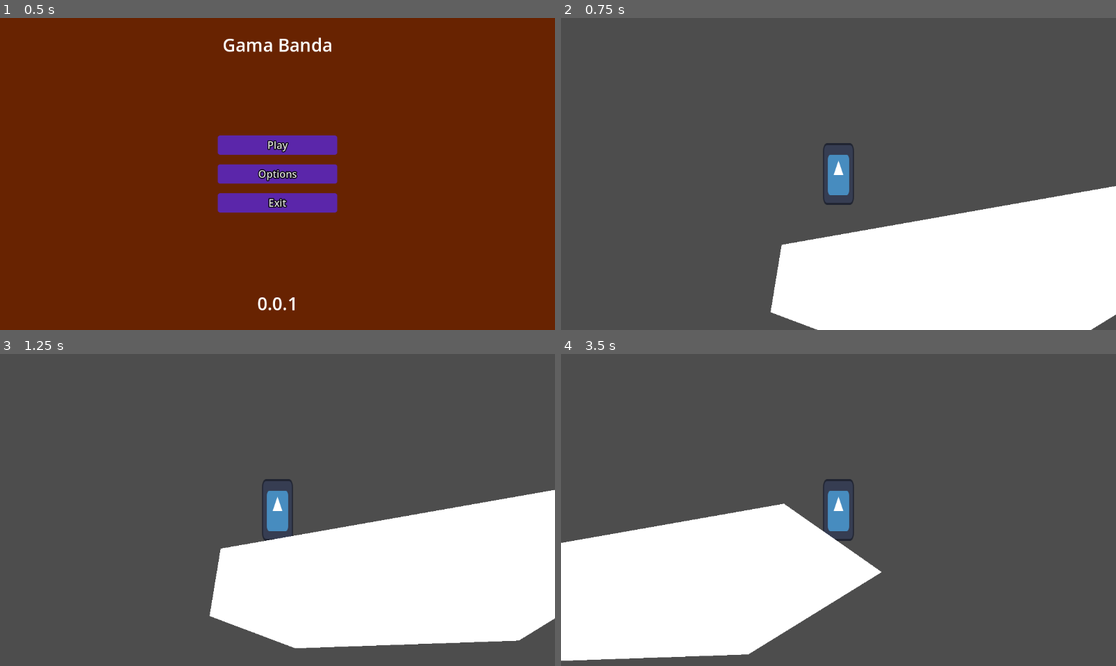
Above: before the commit, frames 1-4 (two rows, left to right).
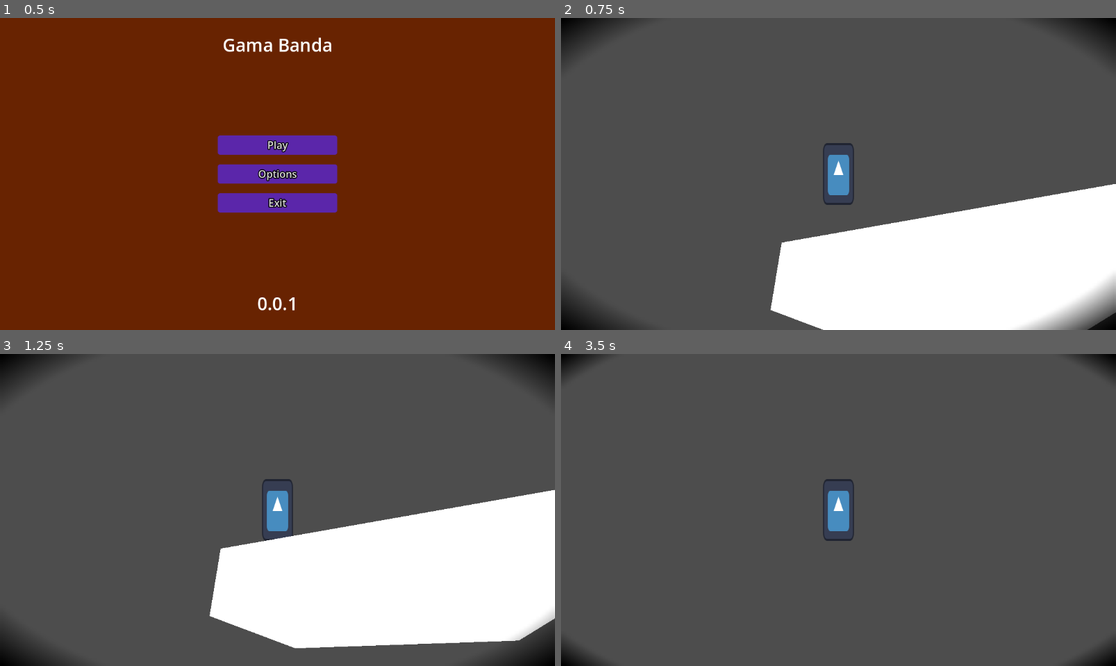
Above: after the commit, the same moments.

Repository: Jeremy-81/GamaBanda
Game: Godot game, scene res://scenes/menu/menu.tscn
The game is run twice, just before and just after one commit, with the same random seed, the same clock (stepped at 60 frames per second) and the same inputs. The engine's default icon, where the game draws it, is replaced by a stand-in: a white triangle on a blue panel in a dark square.
Inputs:
- Up to frame 1 (0.5 s): no input
- Up to frame 2 (0.75 s): click "Play" at 0.5 s
- Up to frame 3 (1.25 s): no input
- Up to frame 4 (3.5 s): tap Enter at 1.25 s; hold D (go_right) 1.28-2.78 s; tap Ctrl (dash, bound only after the commit) at 1.35, 2.3, 2.85 s; tap Space (jump) at 1.52, 2.27 s; tap Shift (dash, bound only before the commit) at 1.55, 2.1, 3.05 s; hold A (go_left) from 2.78 s (still down)

Frame 1 is identical in both runs. In frame 2, 4.4% of the frame differs, in the area x 0-100%, y 0-100%; in frame 3, 3.4%; in frame 4, 22%.

Commit message:
Added basic effects for the dash

Diff:
--- a/project.godot
+++ b/project.godot
@@ -34,7 +34,7 @@
 }
 dash={
 "deadzone": 0.2,
-"events": [Object(InputEventKey,"resource_local_to_scene":fa …(146 unchanged characters)… se,"keycode":0,"physical_keycode":4194325,"key_label":0,"unicode":0,"location":0,"echo":false,"script":null)
+"events": [Object(InputEventKey,"resource_local_to_scene":fa …(146 unchanged characters)… se,"keycode":0,"physical_keycode":4194326,"key_label":0,"unicode":0,"location":0,"echo":false,"script":null)
 ]
 }
 
--- a/scenes/game.gd
+++ b/scenes/game.gd
@@ -1,4 +1,4 @@
-extends Node2D
+extends Node
 
 
 func _ready():
--- a/scenes/game.tscn
+++ b/scenes/game.tscn
@@ -3,12 +3,13 @@
 [ext_resource type="PackedScene" uid="uid://btg0d1sc8nd3r" path="res://scenes/objects/player/player.tscn" id="1_uwrxv"]
 [ext_resource type="Script" uid="uid://ctrak3s5n8qty" path="res://scenes/game.gd" id="1_yqjtg"]
 
-[node name="Game" type="Node2D" unique_id=137855227]
+[node name="Game" type="Node" unique_id=29644909]
 script = ExtResource("1_yqjtg")
 
 [node name="Player" parent="." unique_id=2105575625 instance=ExtResource("1_uwrxv")]
 
 [node name="Camera2D" type="Camera2D" parent="." unique_id=396707025]
+ignore_rotation = false
 
 [node name="Polygon2D" type="Polygon2D" parent="." unique_id=248716931]
 polygon = PackedVector2Array(-118, 170, 575, 48, 778, 190, 501, 361, 37, 377, -141, 310)
--- a/scenes/objects/player/player.gd
+++ b/scenes/objects/player/player.gd
@@ -1,25 +1,33 @@
 extends CharacterBody2D
 
 var DASH_SPEED : float = 2500.0;
+var can_dash : bool = false;
 
-var gravity = 1500.0;
+var gravity : float = 1800.0;
 
 var h_direction : float = 0.0;
 var h_speed : float = 256.0;
 var v_speed : float = 0.0;
 
-func _process(delta):
+func _process(delta) -> void:
 	# Dash state overwrites all movement.
 	if $DashTimer.time_left > 0.0:
-		velocity = Vector2(DASH_SPEED * h_direction, 0.0);
+		velocity = Vector2(DASH_SPEED * h_direction, v_speed);
 		move_and_slide();
 		return;
 
 	h_direction = Input.get_axis("go_left", "go_right");
 
-	if Input.is_action_just_pressed("dash"):
+	if is_on_floor():
+		can_dash = true;
+
+	if Input.is_action_just_pressed("dash") and can_dash:
 		h_direction = sign(h_direction);
+		v_speed = 0.0;
 		$DashTimer.start();
+		_shake_screen();
+		_darken_screen();
+		can_dash = false;
 		return;
 
 	if Input.is_action_just_pressed("jump") and is_on_floor():
@@ -30,3 +38,23 @@
 	move_and_slide();
 	v_speed = velocity.y;
 	pass;
+
+
+func _shake_screen() -> void:
+	var shake_tween = get_tree().create_tween();
+	shake_tween.tween_property($CameraTransform, "rotation", -0.08 * h_direction, 0.2);
+	shake_tween.tween_property($CameraTransform, "rotation", 0., 0.1);
+	shake_tween.play();
+	pass;
+
+func _darken_screen() -> void:
+	var darken_tween = get_tree().create_tween();
+	darken_tween.tween_method(_update_darken, 0.9, 0.8, 0.1);
+	darken_tween.tween_interval($DashTimer.wait_time - 0.1);
+	darken_tween.tween_method(_update_darken, 0.8, 0.9, 0.08);
+	darken_tween.play();
+	pass;
+
+func _update_darken(value) -> void:
+	%ScreenShadow.texture.gradient.set_offset(0, value);
+	pass;
--- a/scenes/objects/player/player.tscn
+++ b/scenes/objects/player/player.tscn
@@ -6,6 +6,18 @@
 [sub_resource type="CapsuleShape2D" id="CapsuleShape2D_g10m2"]
 radius = 32.0
 height = 118.0
+
+[sub_resource type="Gradient" id="Gradient_g10m2"]
+offsets = PackedFloat32Array(0.8313253, 1)
+colors = PackedColorArray(0, 0, 0, 0, 0, 0, 0, 1)
+
+[sub_resource type="GradientTexture2D" id="GradientTexture2D_0a575"]
+gradient = SubResource("Gradient_g10m2")
+width = 128
+height = 128
+fill = 1
+fill_from = Vector2(0.5, 0.5)
+fill_to = Vector2(1, 1)
 
 [node name="Player" type="CharacterBody2D" unique_id=2105575625]
 script = ExtResource("1_g10m2")
@@ -28,3 +40,14 @@
 [node name="DashTimer" type="Timer" parent="." unique_id=64227075]
 wait_time = 0.2
 one_shot = true
+
+[node name="CanvasLayer" type="CanvasLayer" parent="." unique_id=422284375]
+
+[node name="ScreenShadow" type="TextureRect" parent="CanvasLayer" unique_id=189282505]
+unique_name_in_owner = true
+anchors_preset = 15
+anchor_right = 1.0
+anchor_bottom = 1.0
+grow_horizontal = 2
+grow_vertical = 2
+texture = SubResource("GradientTexture2D_0a575")
